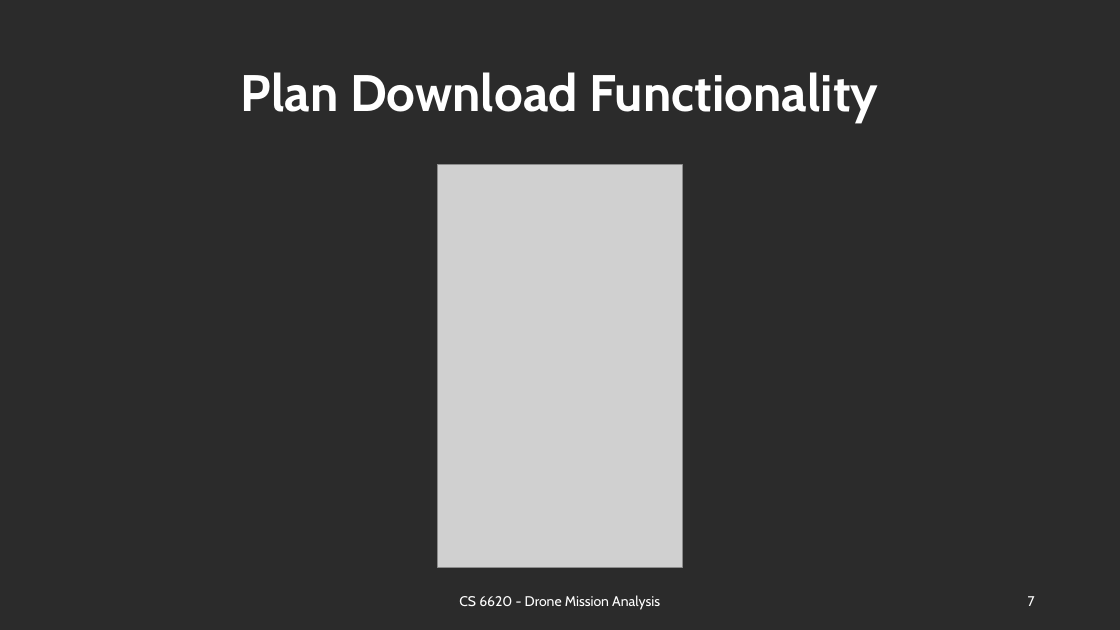
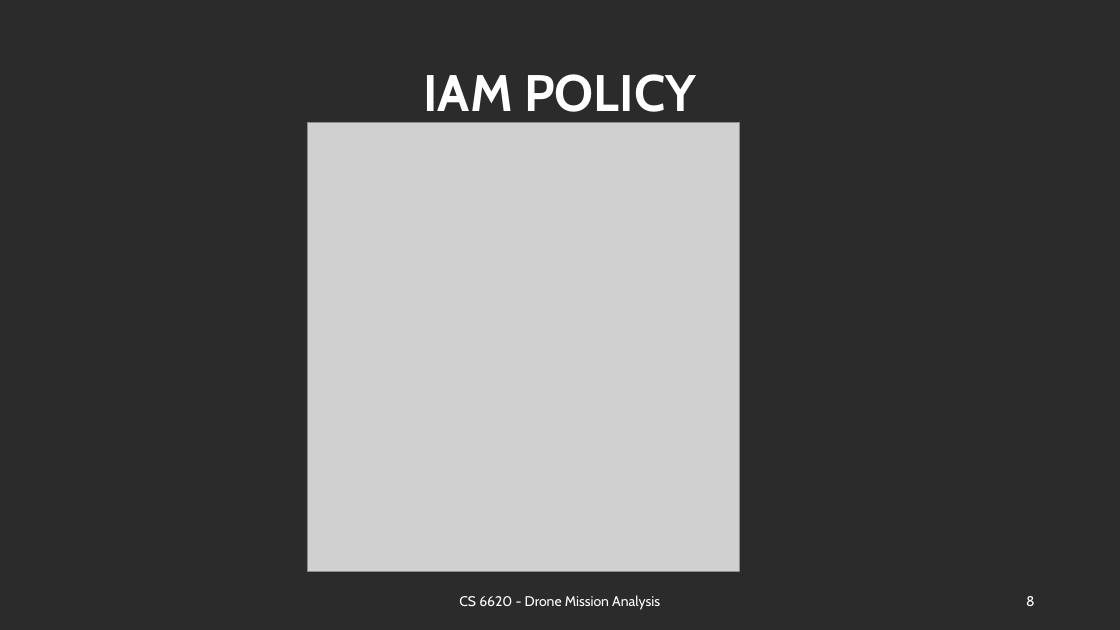
Before and after one commit to BU-NU-CLOUD-SP18/Drone-Mission-Analysis, a slide deck: slide 8 of presentations/Demo5.ppt (slide 7 before the commit). Drawn at 1120x630 pixels with LibreOffice and Linux fonts; fonts in the diff are those of the drawing; grey boxes stand for pictures; background and template pictures are left out; a plain dark background stands for a picture behind light text. Boxes give left, top, right and bottom in pixels: in the first picture for what was removed or moved away, otherwise in the second. Text is boxed around its words. In the diff, an @@ line names an element or a change of style, - is before the commit and + after.

```diff
--- a/presentations/Demo5.ppt
+++ b/presentations/Demo5.ppt
@@ title at box(424, 74, 696, 112): text changed @@
-Plan Download Functionality
+IAM POLICY
@@ picture: place and size @@
-picture at box(437, 165, 682, 568)
+picture at box(307, 123, 740, 571)
@@ page number at box(1026, 596, 1035, 606): text changed @@
-7
+8
```
Also in this commit, not shown: 9 other slides changed, 3 slides added, 1 slide removed.
